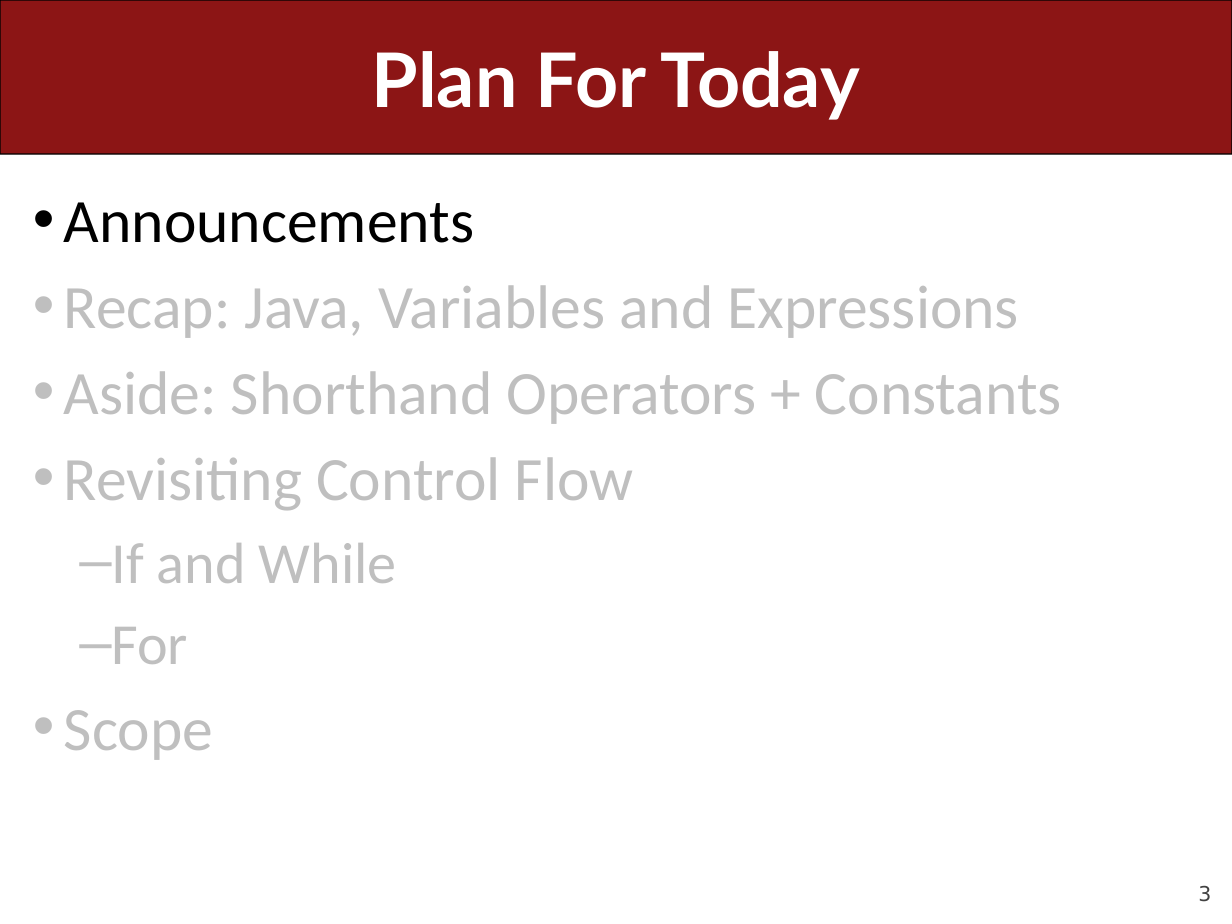
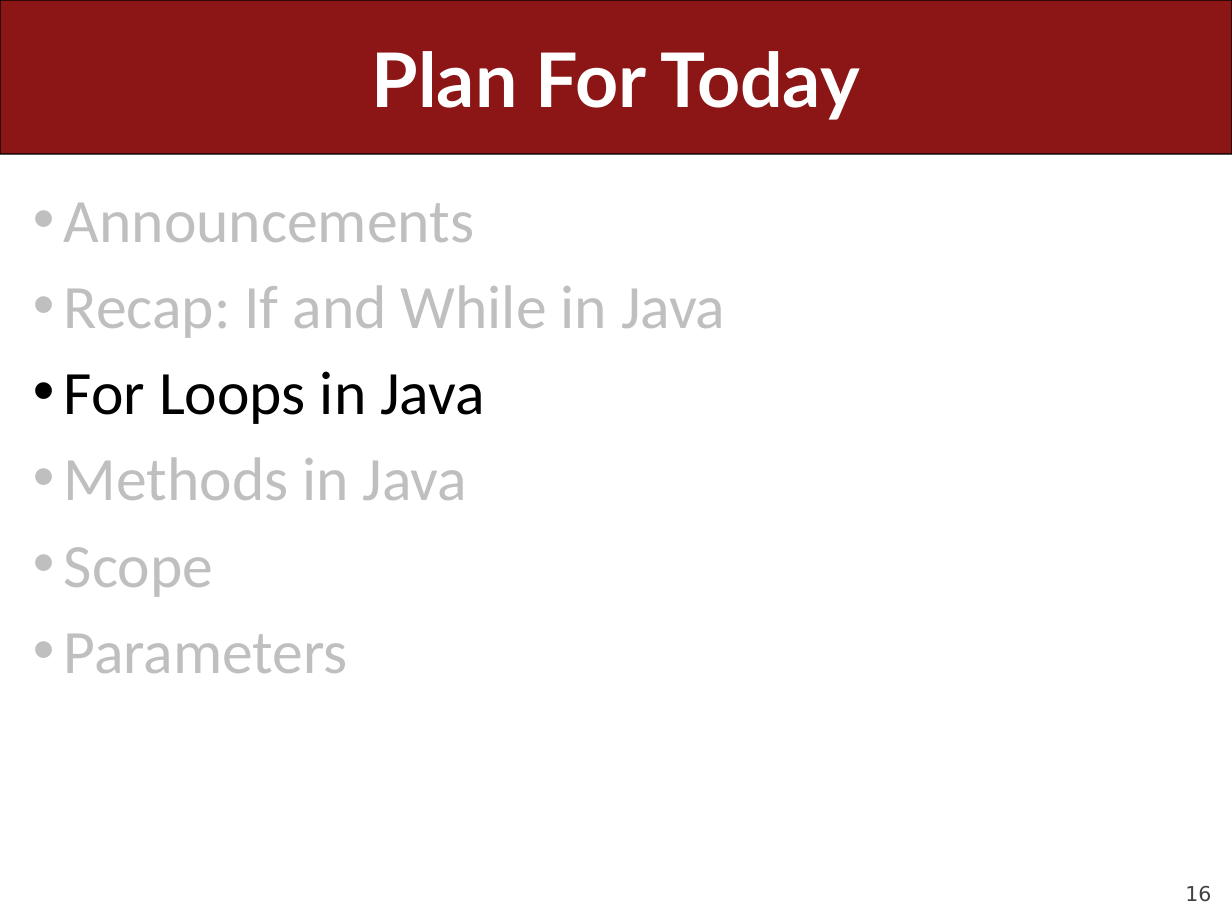
Before and after one commit to ckincaid17/cs106a-summer-2018, a slide deck: slide 16 of WWW/lectures/Lecture6/Lecture6.pptx (slide 3 before the commit). Drawn at 1232x924 pixels with LibreOffice and Linux fonts; fonts in the diff are those of the drawing. Boxes give left, top, right and bottom in pixels: in the first picture for what was removed or moved away, otherwise in the second. Text is boxed around its words. In the diff, an @@ line names an element or a change of style, - is before the commit and + after.

```diff
--- a/WWW/lectures/Lecture6/Lecture6.pptx
+++ b/WWW/lectures/Lecture6/Lecture6.pptx
@@ text at box(64, 203, 474, 242): text colour #000000 to #BFBFBF in "Announcements" @@
@@ text at box(64, 285, 725, 500): text changed @@
-• Recap: Java, Variables and Expressions
-• Aside: Shorthand Operators + Constants
-• Revisiting Control Flow
-  – If and While
-  – For
+• Recap: If and While in Java
+• For Loops in Java
+• Methods in Java
@@ text at box(64, 634, 348, 673): paragraph added @@
+• Parameters
@@ page number at box(1185, 886, 1211, 902): text changed @@
-3
+16
```
Also in this commit, not shown: 13 other slides changed, 36 slides added, 30 slides removed, 14 other files.
